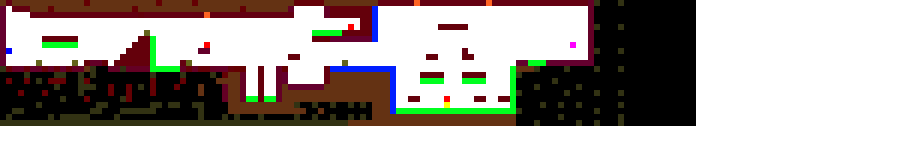
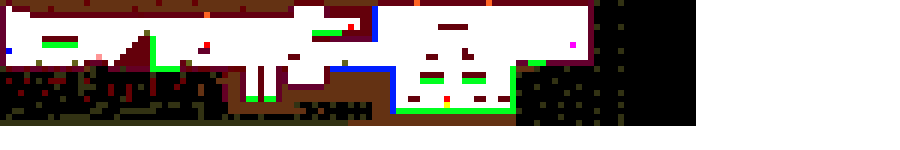
Before/after of a 900×150 layered artwork. What changed in the layer stack:
painted on "level1A.png" over 96, 54, 102, 60
